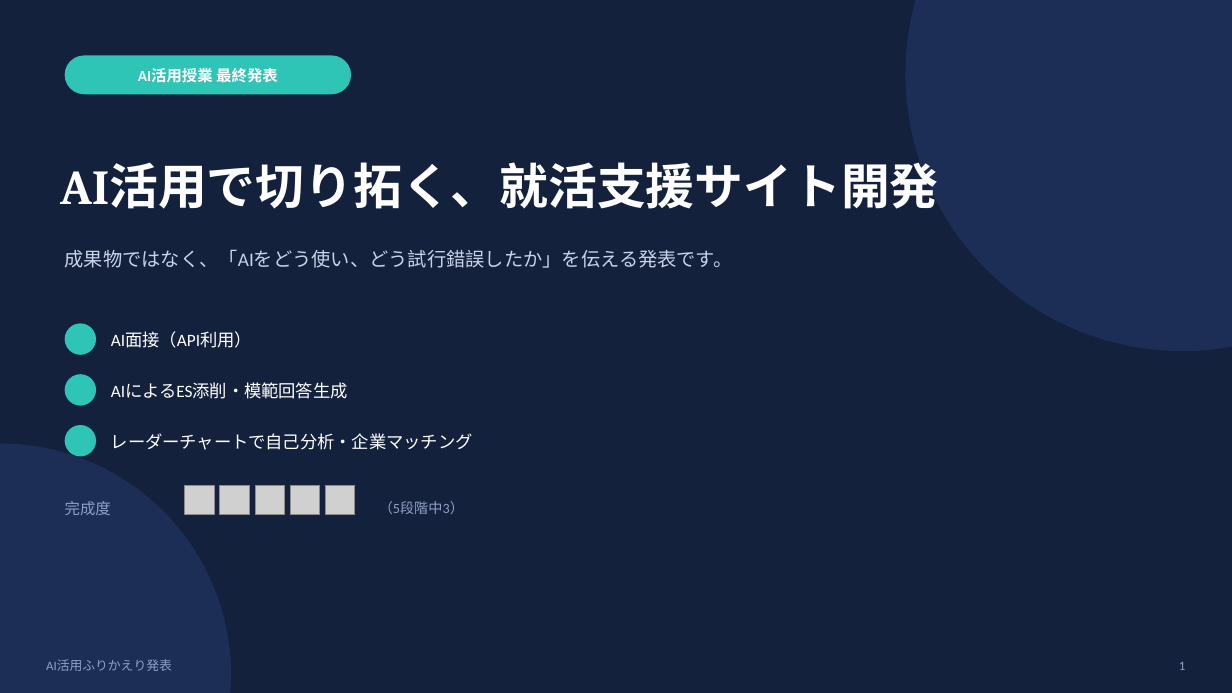
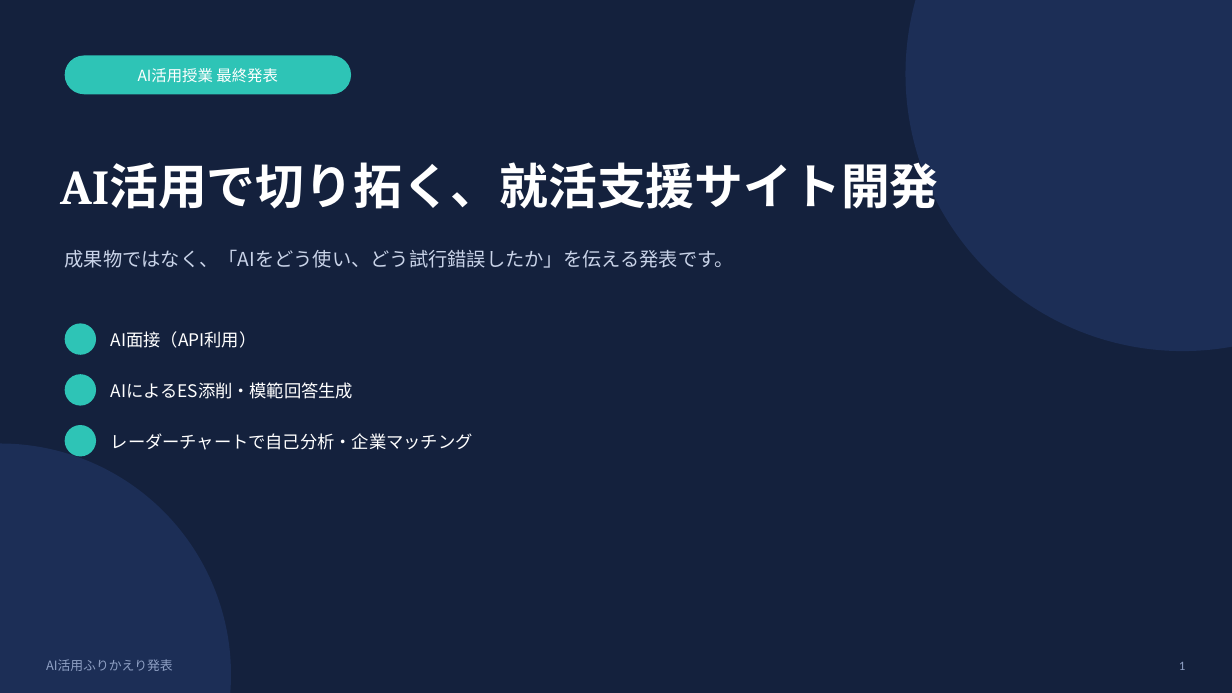
Before and after one commit to Yokochi513/Procson, a slide deck: slide 1 of shuukatsu-app/AI活用ふりかえり発表_2分版.pptx. Drawn at 1232x693 pixels with LibreOffice and Linux fonts; fonts in the diff are those of the drawing; grey boxes stand for pictures; background and template pictures are left out. Boxes give left, top, right and bottom in pixels: in the first picture for what was removed or moved away, otherwise in the second. Text is boxed around its words. In the diff, an @@ line names an element or a change of style, - is before the commit and + after.

```diff
--- a/shuukatsu-app/AI活用ふりかえり発表_2分版.pptx
+++ b/shuukatsu-app/AI活用ふりかえり発表_2分版.pptx
@@ text "AI活用授業 最終発表" at [138,68,278,83]: font Calibri to Noto Sans CJK JP, bold off @@
@@ text removed at [65,501,111,515] @@
-完成度
@@ picture removed at [185,485,214,515] @@
@@ picture removed at [220,485,250,515] @@
@@ picture removed at [255,485,285,515] @@
@@ picture removed at [290,485,320,515] @@
@@ picture removed at [325,485,355,515] @@
@@ text removed at [379,501,464,514] @@
-（5段階中3）
@@ font Calibri to Noto Sans CJK JP in 4 elements at [65,249,734,268], [111,331,256,348], [111,382,353,399], [46,659,173,671] @@
```
Also in this commit, not shown: 6 other slides changed, 5 other files.
